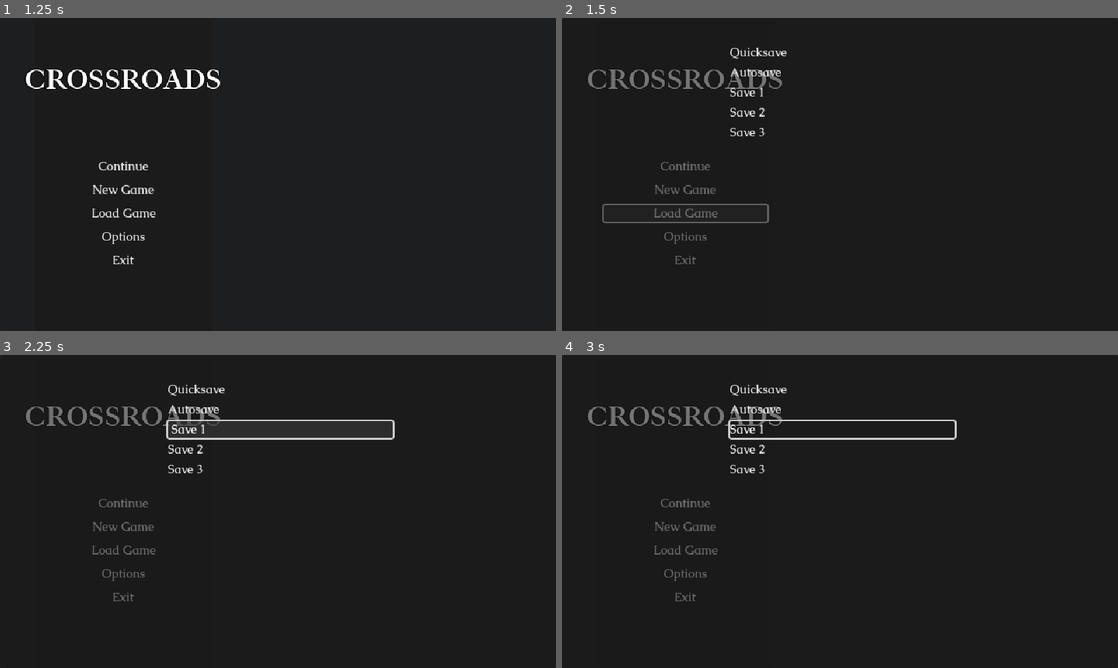
Above: before the commit, frames 1-4 (two rows, left to right).
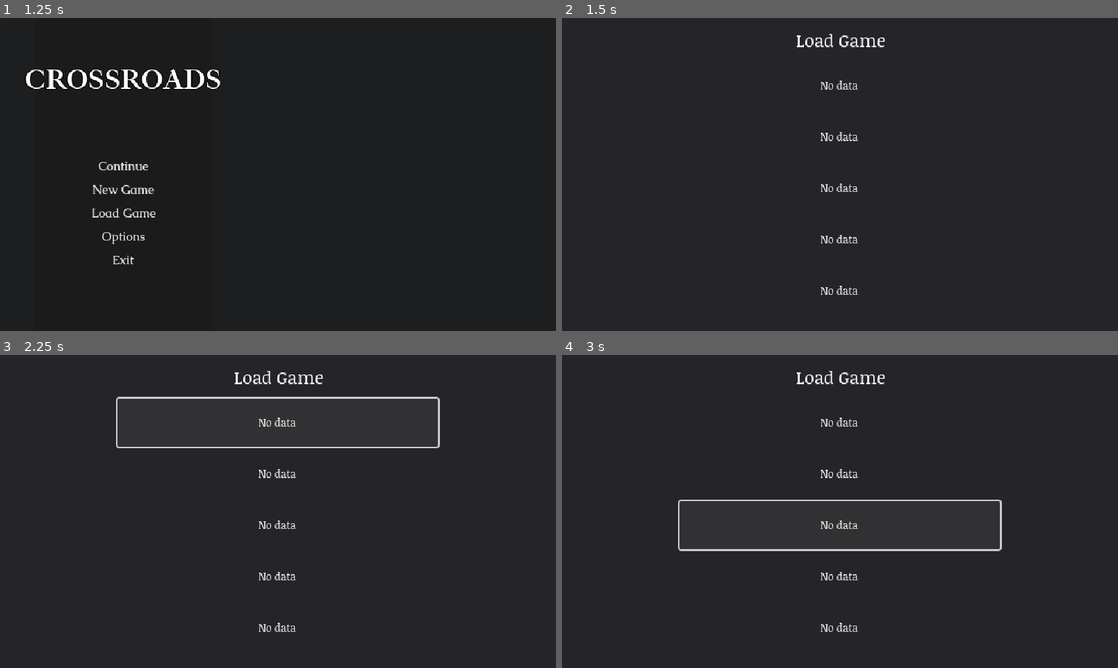
Above: after the commit, the same moments.

Repository: lilytastic/godot-roguelike
Game: Godot game, scene res://title/title.tscn
Two runs of this game, one before a commit and one after it. Both use one fixed random seed, a clock stepped at 60 frames per second and the inputs below.
Inputs (mouse positions are in pixels of both pictures, inside the frame that each line leads up to):
- Up to frame 1 (1.25 s): tap Enter at 0.5 s; hold D (move_right) from 0.53 s (still down)
- Up to frame 2 (1.5 s): release D (move_right) at 1.25 s; click "Load Game" at 1.25 s
- Up to frame 3 (2.25 s): click (278, 430) at 2 s, where only the run before the commit has a clickable "Save 1"
- Up to frame 4 (3 s): click "New Game" at 2.75 s

Frame 1 is identical in both runs. In frame 2, 2.7% of the frame differs, in the area x 4-59%, y 5-89%; in frame 3, 5.1%; in frame 4, 5.9%, in the area x 4-80%, y 5-89%.

Commit message:
save slots look nice now

Diff:
--- a/Game/game.tscn
+++ b/Game/game.tscn
@@ -35,10 +35,6 @@
 [node name="AsideMenu" parent="CanvasLayer/System Menu" instance=ExtResource("6_s5ktb")]
 unique_name_in_owner = true
 layout_mode = 1
-anchors_preset = 15
-anchor_right = 1.0
-offset_right = 0.0
-grow_horizontal = 2
 
 [node name="Panel" type="Panel" parent="CanvasLayer/System Menu"]
 visible = false
--- a/game/aside_menu.gd
+++ b/game/aside_menu.gd
@@ -12,6 +12,7 @@
 
 func _ready() -> void:
 	_initialize()
+	%SaveSlotWrapper.visible = false
 	%'Resume'.pressed.connect(
 		func():
 			option_pressed.emit('Resume')
@@ -26,12 +27,14 @@
 		func():
 			option_pressed.emit('SaveGame')
 			%SaveSlots.mode = 'save'
+			%SaveSlotsLabel.text = '[center]Save Game[/center]'
 			%SaveSlotWrapper.visible = true
 	)
 	%'LoadGame'.pressed.connect(
 		func():
 			option_pressed.emit('LoadGame')
 			%SaveSlots.mode = 'load'
+			%SaveSlotsLabel.text = '[center]Load Game[/center]'
 			%SaveSlotWrapper.visible = true
 	)
 	%'ExitToMainMenu'.pressed.connect(
--- a/game/aside_menu.tscn
+++ b/game/aside_menu.tscn
@@ -8,11 +8,15 @@
 [sub_resource type="Theme" id="Theme_drivx"]
 VBoxContainer/constants/separation = 0
 
+[sub_resource type="StyleBoxFlat" id="StyleBoxFlat_yteaq"]
+bg_color = Color(0.144, 0.144, 0.16, 1)
+
 [node name="Aside Menu" type="Control"]
 layout_mode = 3
-anchors_preset = 9
+anchors_preset = 15
+anchor_right = 1.0
 anchor_bottom = 1.0
-offset_right = 640.0
+grow_horizontal = 2
 grow_vertical = 2
 theme = ExtResource("1_4cwgy")
 script = ExtResource("1_x6mru")
@@ -108,25 +112,40 @@
 
 [node name="SaveSlotWrapper" type="Panel" parent="."]
 unique_name_in_owner = true
-visible = false
 layout_mode = 1
 anchors_preset = 15
 anchor_right = 1.0
 anchor_bottom = 1.0
 grow_horizontal = 2
 grow_vertical = 2
+theme_override_styles/panel = SubResource("StyleBoxFlat_yteaq")
 
 [node name="SaveSlots" parent="SaveSlotWrapper" instance=ExtResource("4_dypj6")]
 unique_name_in_owner = true
 layout_mode = 1
-anchors_preset = 8
+anchors_preset = -1
 anchor_left = 0.5
-anchor_top = 0.5
-anchor_right = 0.5
-anchor_bottom = 0.5
-offset_left = -127.0
-offset_top = -150.0
-offset_right = 132.0
-offset_bottom = 150.0
+anchor_right = 0.504
+anchor_bottom = 1.0
+offset_left = -185.0
+offset_top = 60.0
+offset_right = 181.44
+offset_bottom = -30.0
 grow_horizontal = 2
 grow_vertical = 2
+
+[node name="SaveSlotsLabel" type="RichTextLabel" parent="SaveSlotWrapper"]
+unique_name_in_owner = true
+layout_mode = 1
+anchors_preset = 5
+anchor_left = 0.5
+anchor_right = 0.5
+offset_left = -113.0
+offset_top = 11.0
+offset_right = 114.0
+offset_bottom = 42.0
+grow_horizontal = 2
+theme_override_font_sizes/normal_font_size = 20
+bbcode_enabled = true
+text = "[center]Save Game[/center]"
+fit_content = true
--- a/game/save_slot.gd
+++ b/game/save_slot.gd
@@ -3,8 +3,12 @@
 
 signal slot_clicked
 
+var slot_type := 'Manual Save':
+	set(value):
+		slot_type = value
+
 var _path = ''
-var path : String:
+var path: String:
 	get: return _path
 	set(value):
 		_path = value
@@ -19,10 +23,23 @@
 	# Global.save(path)
 
 func _load():
+	%TopLeft.text = ''
+	%TopRight.text = ''
+	%BottomLeft.text = ''
+	%BottomRight.text = ''
+	%Center.text = ''
 	var data = Global.load_from_save(path)
 	if data:
 		var player_entity = data.entities.filter(
 			func(entity):
 				return str(entity['uuid']) == str(data.player)
 		)[0]
+		%TopLeft.text = ('%s - ' % player_entity.map) + slot_type
+		if data.has('date_modified'):
+			print(data.date_modified)
+			var dict = Time.get_datetime_dict_from_datetime_string(data.date_modified, false)
+			var date = str(dict.month) + '/' + str(dict.day) + '/' + str(dict.year) + ' ' + str(dict.hour) + ':' + str(dict.minute)
+			%BottomRight.text = '[right]%s[/right]' % date
 		print('save slot: ' + str(player_entity))
+	else:
+		%Center.text = '[center]No data[/center]'
--- a/game/save_slot.tscn
+++ b/game/save_slot.tscn
@@ -3,6 +3,85 @@
 [ext_resource type="Script" path="res://game/save_slot.gd" id="1_uelva"]
 
 [node name="SaveSlot" type="Button"]
-text = "Save 1"
+custom_minimum_size = Vector2(0, 55)
+offset_right = 283.0
+offset_bottom = 84.0
 alignment = 0
 script = ExtResource("1_uelva")
+
+[node name="MarginContainer" type="MarginContainer" parent="."]
+layout_mode = 1
+anchors_preset = 15
+anchor_right = 1.0
+anchor_bottom = 1.0
+grow_horizontal = 2
+grow_vertical = 2
+theme_override_constants/margin_left = 14
+theme_override_constants/margin_top = 12
+theme_override_constants/margin_right = 14
+theme_override_constants/margin_bottom = 12
+
+[node name="Center" type="RichTextLabel" parent="MarginContainer"]
+unique_name_in_owner = true
+custom_minimum_size = Vector2(60, 12)
+layout_mode = 2
+size_flags_horizontal = 3
+size_flags_vertical = 4
+mouse_filter = 2
+theme_override_font_sizes/normal_font_size = 12
+bbcode_enabled = true
+text = "[center]Center[/center]"
+fit_content = true
+
+[node name="GridContainer" type="GridContainer" parent="MarginContainer"]
+layout_mode = 2
+mouse_filter = 2
+columns = 2
+
+[node name="TopLeft" type="RichTextLabel" parent="MarginContainer/GridContainer"]
+unique_name_in_owner = true
+custom_minimum_size = Vector2(60, 12)
+layout_mode = 2
+size_flags_horizontal = 3
+size_flags_vertical = 3
+mouse_filter = 2
+theme_override_font_sizes/normal_font_size = 12
+text = "TopLeft"
+fit_content = true
+
+[node name="TopRight" type="RichTextLabel" parent="MarginContainer/GridContainer"]
+unique_name_in_owner = true
+custom_minimum_size = Vector2(60, 12)
+layout_mode = 2
+size_flags_horizontal = 3
+size_flags_vertical = 3
+mouse_filter = 2
+theme_override_font_sizes/normal_font_size = 12
+bbcode_enabled = true
+text = "[right]TopRight[/right]"
+fit_content = true
+
+[node name="BottomLeft" type="RichTextLabel" parent="MarginContainer/GridContainer"]
+unique_name_in_owner = true
+custom_minimum_size = Vector2(60, 12)
+layout_mode = 2
+size_flags_horizontal = 3
+size_flags_vertical = 10
+mouse_filter = 2
+theme_override_font_sizes/normal_font_size = 12
+bbcode_enabled = true
+text = "BottomLeft
+"
+fit_content = true
+
+[node name="BottomRight" type="RichTextLabel" parent="MarginContainer/GridContainer"]
+unique_name_in_owner = true
+custom_minimum_size = Vector2(60, 12)
+layout_mode = 2
+size_flags_horizontal = 3
+size_flags_vertical = 10
+mouse_filter = 2
+theme_override_font_sizes/normal_font_size = 12
+bbcode_enabled = true
+text = "[right]BottomRight[/right]"
+fit_content = true
--- a/game/save_slots.gd
+++ b/game/save_slots.gd
@@ -8,12 +8,12 @@
 	var autosave = _create_slot('autosave', 'Autosave')
 	for n in 3:
 		var num = str(n+1)
-		var slot = _create_slot('save' + num, 'Save ' + num)
+		var slot = _create_slot('save' + num, 'Manual Save')
 
 
 func _create_slot(path: String, type: String):
 	var slot = slot_scene.instantiate()
-	slot.text = type
+	slot.slot_type = type
 	slot.path = 'user://%s.save' % path
 	slot.slot_clicked.connect(func(path: String): _select(path))
 	add_child(slot)
--- a/title/title.tscn
+++ b/title/title.tscn
@@ -72,7 +72,3 @@
 
 [node name="Aside Menu" parent="CanvasLayer/Panel" instance=ExtResource("4_no1s0")]
 layout_mode = 1
-anchors_preset = 15
-anchor_right = 1.0
-offset_right = 0.0
-grow_horizontal = 2
Not shown: 1 places in game/aside_menu.tscn that only renumber resources
